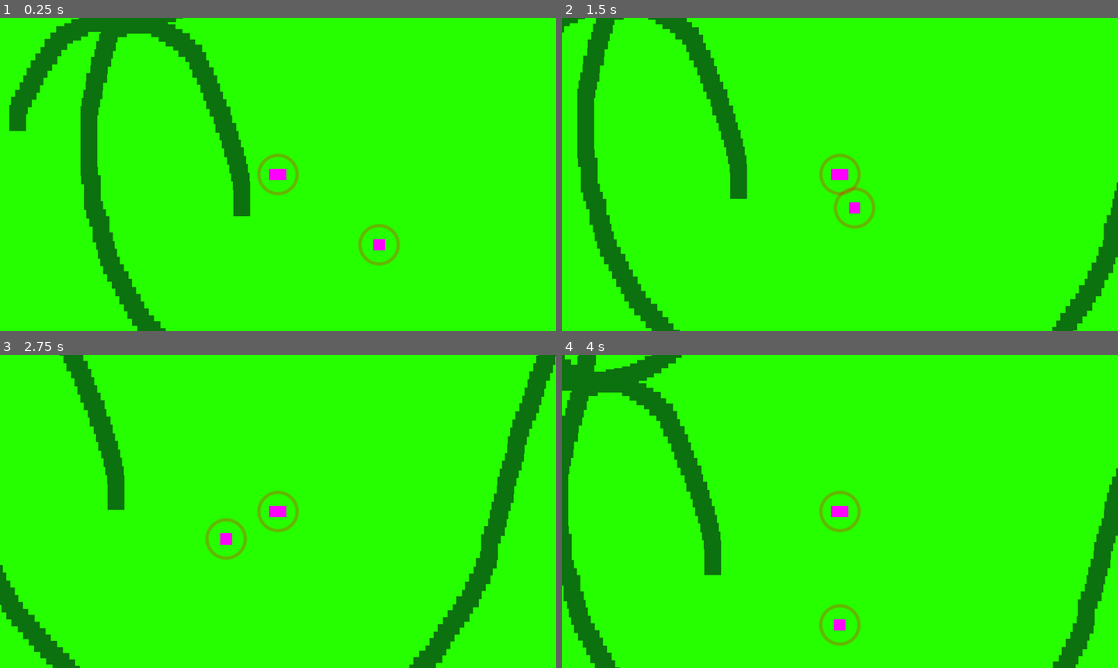
Above: before the commit, frames 1-4 (two rows, left to right).
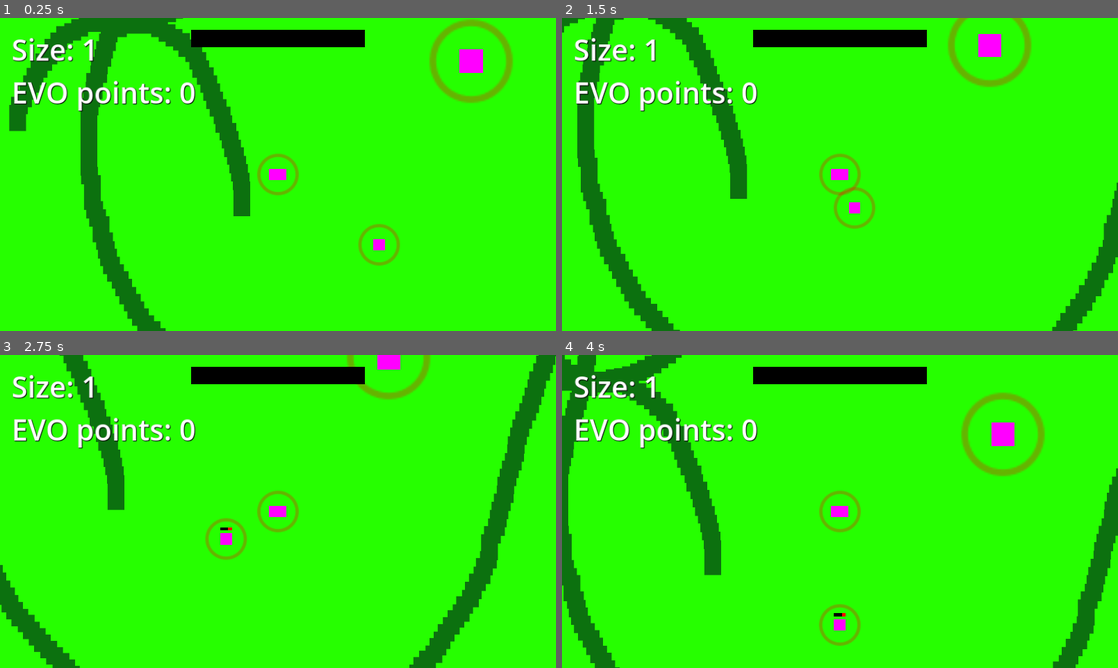
Above: after the commit, the same moments.

Repository: Enneagon/GodotGameJam2024
Game: Godot game, scene res://Scenes/game.tscn
Two runs of this game, one before a commit and one after it. Both use one fixed random seed, a clock stepped at 60 frames per second and the inputs below.
Inputs:
- Up to frame 1 (0.25 s): no input
- Up to frame 2 (1.5 s): hold D (move_right) 0.53-1.28 s; hold Down (move_down) from 1.28 s (still down)
- Up to frame 3 (2.75 s): release Down (move_down) at 2.03 s; hold D (move_right) from 2.03 s (still down)
- Up to frame 4 (4 s): release D (move_right) at 2.78 s; hold W (move_up) 2.78-3.53 s; hold A (move_left) from 3.53 s (still down)

The runs differ from the first frame. In frame 1, 4.7% of the frame differs, in the area x 2-93%, y 0-30%; in frame 2, 4.4%; in frame 3, 4.0%; in frame 4, 4.7%, in the area x 2-87%, y 3-84%.

Commit message:
Basic Features
Added enemy attacks, health bars, and support for enemy variants.

Diff:
--- a/Scenes/enemy.tscn
+++ b/Scenes/enemy.tscn
@@ -13,6 +13,12 @@
 
 [sub_resource type="CircleShape2D" id="CircleShape2D_2hirq"]
 radius = 35.0
+
+[sub_resource type="PlaceholderTexture2D" id="PlaceholderTexture2D_50y6g"]
+size = Vector2(20, 5)
+
+[sub_resource type="PlaceholderTexture2D" id="PlaceholderTexture2D_5pakb"]
+size = Vector2(20, 5)
 
 [node name="Enemy" type="CharacterBody2D" groups=["Enemy"]]
 script = ExtResource("1_bmmd3")
@@ -45,5 +51,23 @@
 autostart = true
 
 [node name="AttackTimer" type="Timer" parent="."]
+wait_time = 3.0
+autostart = true
 
+[node name="HPBar" type="TextureProgressBar" parent="."]
+offset_left = -10.0
+offset_top = -20.0
+offset_right = 10.0
+offset_bottom = -15.0
+max_value = 3.0
+step = 0.1
+value = 3.0
+texture_under = SubResource("PlaceholderTexture2D_50y6g")
+texture_progress = SubResource("PlaceholderTexture2D_5pakb")
+tint_under = Color(1, 0, 0, 1)
+tint_progress = Color(0, 1, 0, 1)
+
+[connection signal="body_entered" from="Hurtbox" to="." method="_on_hurtbox_body_entered"]
+[connection signal="body_exited" from="Hurtbox" to="." method="_on_hurtbox_body_exited"]
 [connection signal="timeout" from="DirectionTimer" to="." method="_on_direction_timer_timeout"]
+[connection signal="timeout" from="AttackTimer" to="." method="_on_attack_timer_timeout"]
--- a/Scenes/game.tscn
+++ b/Scenes/game.tscn
@@ -1,9 +1,11 @@
-[gd_scene load_steps=6 format=3 uid="uid://bxw7a3fris1fd"]
+[gd_scene load_steps=8 format=3 uid="uid://bxw7a3fris1fd"]
 
 [ext_resource type="Script" path="res://Scripts/game.gd" id="1_q7jfv"]
 [ext_resource type="Texture2D" uid="uid://bjr15ytfrpj4o" path="res://Assets/Visuals/PlaceholderBackground.png" id="1_svl08"]
 [ext_resource type="PackedScene" uid="uid://d12deejt4i0m5" path="res://Scenes/player.tscn" id="2_2ia3h"]
 [ext_resource type="PackedScene" uid="uid://plj4leebtrr4" path="res://Scenes/enemy.tscn" id="4_oissx"]
+[ext_resource type="PackedScene" uid="uid://c0605gi3euibn" path="res://Scenes/gameplay_interface.tscn" id="5_8u87p"]
+[ext_resource type="PackedScene" uid="uid://dir3d31nhl0vi" path="res://Scenes/test_enemy.tscn" id="6_lr2v2"]
 
 [sub_resource type="WorldBoundaryShape2D" id="WorldBoundaryShape2D_1ynn7"]
 
@@ -42,3 +44,10 @@
 
 [node name="Enemy" parent="." instance=ExtResource("4_oissx")]
 position = Vector2(182, 128)
+
+[node name="Enemy2" parent="." instance=ExtResource("6_lr2v2")]
+position = Vector2(326, -196)
+
+[node name="CanvasLayer" type="CanvasLayer" parent="."]
+
+[node name="GameplayInterface" parent="CanvasLayer" instance=ExtResource("5_8u87p")]
--- /dev/null
+++ b/Scenes/gameplay_interface.gd
@@ -0,0 +1,7 @@
+extends Control
+
+func _process(_delta):
+	$HPBar.max_value = GlobalVars.playerHPMax
+	$HPBar.value = GlobalVars.playerHP
+	$VBoxContainer/SizeLabel.text = "Size: " + str(GlobalVars.playerSize)
+	$VBoxContainer/EVOLabel.text = "EVO points: " + str(GlobalVars.evoPoints)
--- /dev/null
+++ b/Scenes/gameplay_interface.tscn
@@ -0,0 +1,55 @@
+[gd_scene load_steps=4 format=3 uid="uid://c0605gi3euibn"]
+
+[ext_resource type="Script" path="res://Scenes/gameplay_interface.gd" id="1_mai71"]
+
+[sub_resource type="PlaceholderTexture2D" id="PlaceholderTexture2D_5f3kb"]
+size = Vector2(300, 30)
+
+[sub_resource type="PlaceholderTexture2D" id="PlaceholderTexture2D_qf3v1"]
+size = Vector2(300, 30)
+
+[node name="GameplayInterface" type="Control"]
+layout_mode = 3
+anchors_preset = 15
+anchor_right = 1.0
+anchor_bottom = 1.0
+grow_horizontal = 2
+grow_vertical = 2
+script = ExtResource("1_mai71")
+
+[node name="HPBar" type="TextureProgressBar" parent="."]
+layout_mode = 1
+anchors_preset = 5
+anchor_left = 0.5
+anchor_right = 0.5
+offset_left = -150.0
+offset_top = 20.0
+offset_right = 150.0
+offset_bottom = 50.0
+grow_horizontal = 2
+max_value = 3.0
+step = 0.1
+value = 3.0
+texture_under = SubResource("PlaceholderTexture2D_5f3kb")
+texture_progress = SubResource("PlaceholderTexture2D_qf3v1")
+tint_under = Color(1, 0, 0, 1)
+tint_progress = Color(0, 1, 0, 1)
+
+[node name="VBoxContainer" type="VBoxContainer" parent="."]
+layout_mode = 0
+offset_left = 20.0
+offset_top = 20.0
+offset_right = 60.0
+offset_bottom = 60.0
+
+[node name="SizeLabel" type="Label" parent="VBoxContainer"]
+layout_mode = 2
+theme_override_colors/font_shadow_color = Color(0, 0, 0, 1)
+theme_override_font_sizes/font_size = 50
+text = "Size: 1"
+
+[node name="EVOLabel" type="Label" parent="VBoxContainer"]
+layout_mode = 2
+theme_override_colors/font_shadow_color = Color(0, 0, 0, 1)
+theme_override_font_sizes/font_size = 50
+text = "EVO points: 0"
--- /dev/null
+++ b/Scenes/test_enemy.tscn
@@ -0,0 +1,12 @@
+[gd_scene load_steps=3 format=3 uid="uid://dir3d31nhl0vi"]
+
+[ext_resource type="PackedScene" uid="uid://plj4leebtrr4" path="res://Scenes/enemy.tscn" id="1_aysso"]
+[ext_resource type="Script" path="res://Scripts/test_big_enemy.gd" id="2_eu5j7"]
+
+[node name="Enemy" instance=ExtResource("1_aysso")]
+scale = Vector2(2, 2)
+script = ExtResource("2_eu5j7")
+enemySize = 2
+enemySpeed = 15.0
+enemyStrength = 2.0
+enemyHPMax = 6.0
--- a/Scripts/GlobalVars.gd
+++ b/Scripts/GlobalVars.gd
@@ -7,3 +7,5 @@
 var playerStrength = 1.0
 var playerAttackRange = 1.0
 var playerHP = 5.0
+var playerHPMax = 5.0
+var evoPoints = 0
--- a/Scripts/enemy.gd
+++ b/Scripts/enemy.gd
@@ -1,18 +1,25 @@
-extends CharacterBody2D
+class_name Enemy extends CharacterBody2D
+
+#Functions similarly to the player attack script, but with a check for relative size
+var enemiesWithinRange = []
 
 @export var enemySize = 1
-var enemySpeed = 20.0
-var enemyStrength = 1.0
-var enemyHP = 3.0
+@export var enemySpeed = 20.0
+@export var enemyStrength = 1.0
+var enemyHP
+@export var enemyHPMax = 3.0
 var randomDir = Vector2.ZERO
 
 func _ready():
-	# if the enemy is smaller than the player, remove the hurtbox component
-	# ::: This will prevent this enemy from being able to attack other enemies.
+	enemyHP = enemyHPMax
+	$HPBar.max_value = enemyHPMax
+	$HPBar.value = enemyHP
+	$HPBar.hide()
+	# if the enemy is smaller than the player, hide the hurtbox from the player
 	# ToDo: Modify the hurtbox code so that it checks when a body enters it whether or not the entering body is
 	# smaller or larger than the hurtbox owner, then do logic accordingly.
 	if enemySize < GlobalVars.playerSize:
-		$Hurtbox.queue_free()
+		$Hurtbox.hide()
 	_on_direction_timer_timeout()
 
 func _physics_process(delta):
@@ -30,6 +37,8 @@
 
 func takeDamage(damage):
 	enemyHP -= damage
+	$HPBar.value = enemyHP
+	$HPBar.show()
 	if enemyHP <= 0:
 		die()
 
@@ -38,3 +47,22 @@
 	# Notify player script that this enemy has been killed
 	player[0].enemy_killed(self)
 	queue_free()
+
+
+func _on_hurtbox_body_entered(body):
+	if body.is_in_group("Enemy"):
+		if body.enemySize < enemySize:
+			enemiesWithinRange.append(body)
+	if body.is_in_group("Player"):
+		if GlobalVars.playerSize <= enemySize:
+			enemiesWithinRange.append(body)
+
+
+func _on_hurtbox_body_exited(body):
+	if body.is_in_group("Enemy") || body.is_in_group("Player"):
+		enemiesWithinRange.erase(body)
+
+
+func _on_attack_timer_timeout():
+	if !enemiesWithinRange.is_empty():
+		enemiesWithinRange[0].takeDamage(enemyStrength)
--- a/Scripts/player.gd
+++ b/Scripts/player.gd
@@ -42,5 +42,19 @@
 		$PlaceholderMunch.play()
 
 func enemy_killed(enemy):
+	GlobalVars.evoPoints += enemy.enemySize
+	#Heal by nomming monsters!
+	GlobalVars.playerHP += enemy.enemySize
+	if GlobalVars.playerHP > GlobalVars.playerHPMax:
+		GlobalVars.playerHP = GlobalVars.playerHPMax
 	# Enemy has been killed so remove it from enemies within range
 	remove_enemy_from_enemies_within_range(enemy)
+
+
+func takeDamage(damage):
+	GlobalVars.playerHP -= damage
+	if GlobalVars.playerHP <= 0:
+		die()
+
+func die():
+	pass
--- /dev/null
+++ b/Scripts/test_big_enemy.gd
@@ -0,0 +1 @@
+extends Enemy
Not shown: 1 places in Scenes/enemy.tscn that only renumber resources
